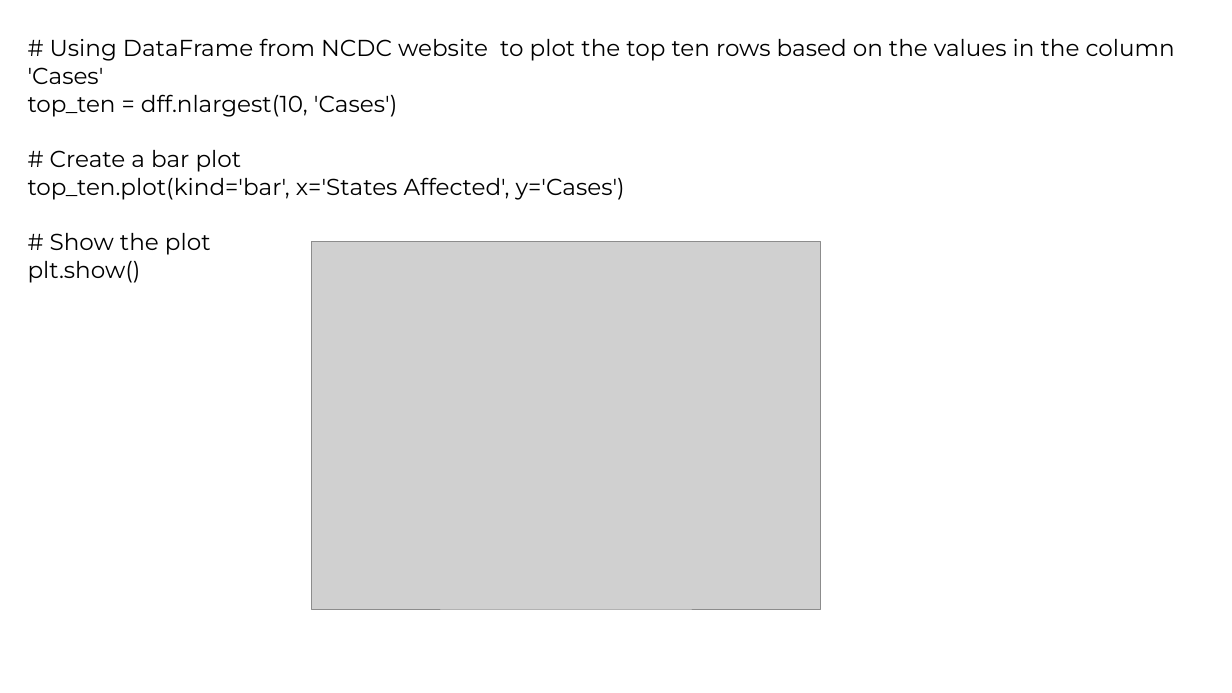
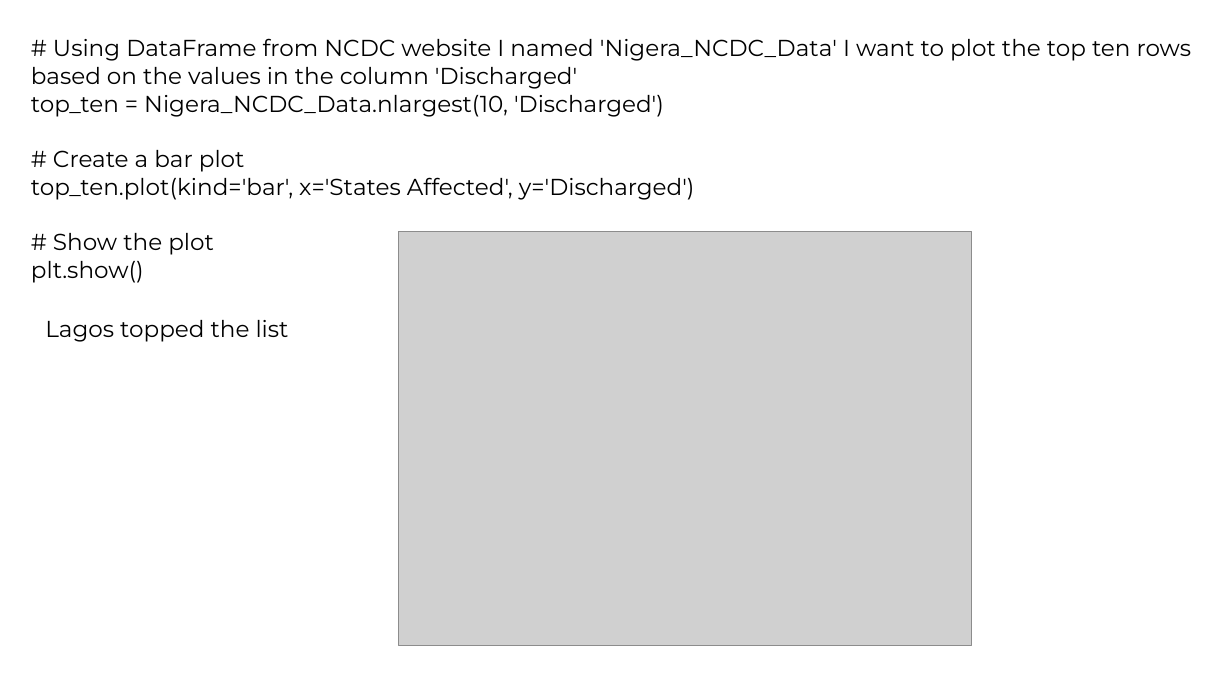
Before and after one commit to iroanya/Nigeria-COVID-19-Data-Analysis-Using-Python, a slide deck: slide 8 of Ustacky Capstone Project for Data Science Micro Degree.pptx (slide 7 before the commit). Drawn at 1232x693 pixels with LibreOffice and Linux fonts; fonts in the diff are those of the drawing; grey boxes stand for pictures. Boxes give left, top, right and bottom in pixels: in the first picture for what was removed or moved away, otherwise in the second. Text is boxed around its words. In the diff, an @@ line names an element or a change of style, - is before the commit and + after.

```diff
--- a/Ustacky Capstone Project for Data Science Micro Degree.pptx
+++ b/Ustacky Capstone Project for Data Science Micro Degree.pptx
@@ text at <box>31,38,1192,117</box>: text changed @@
-# Using DataFrame from NCDC website to plot the top ten rows based on the values in the column 'Cases'
-top_ten = dff.nlargest(10, 'Cases')
+# Using DataFrame from NCDC website I named 'Nigera_NCDC_Data' I want to plot the top ten rows based on the values in the column 'Discharged'
+top_ten = Nigera_NCDC_Data.nlargest(10, 'Discharged')
@@ text at <box>31,177,695,200</box>: text changed @@
-top_ten.plot(kind='bar', x='States Affected', y='Cases')
+top_ten.plot(kind='bar', x='States Affected', y='Discharged')
@@ picture: place and size @@
-picture at <box>311,241,820,609</box>
+picture at <box>399,231,972,645</box>
@@ text added at <box>45,320,289,342</box>, 18 pt, text #000000 @@
+Lagos topped the list
```
Also in this commit, not shown: 10 other slides changed, 18 slides added, 1 slide removed.
